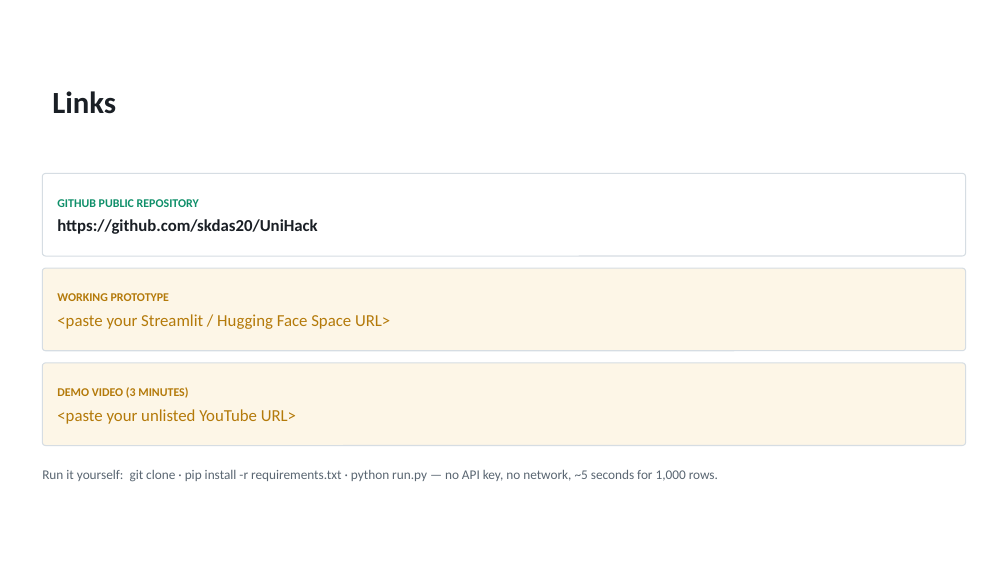
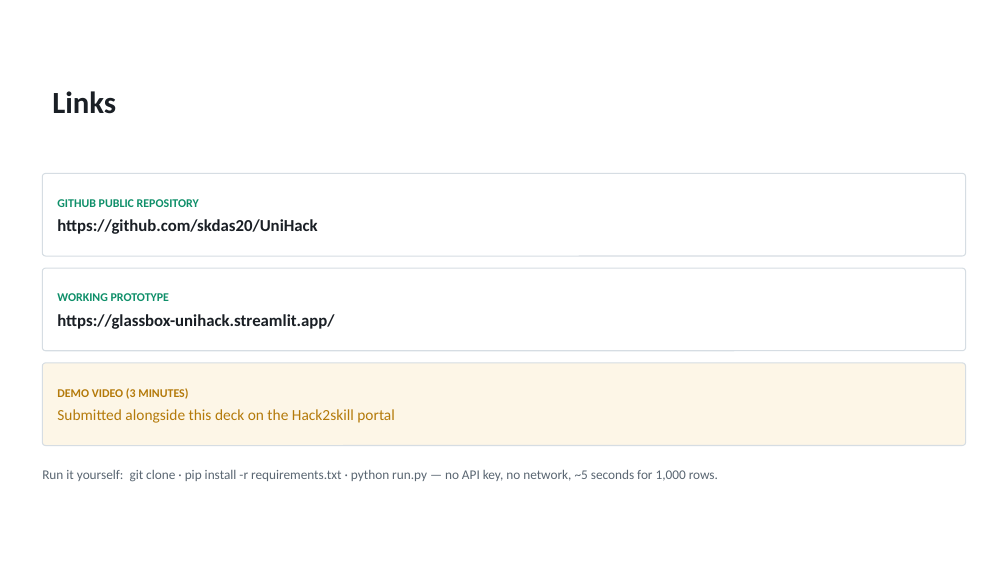
Before and after one commit to skdas20/UniHack, a slide deck: slide 13 of outputs/GlassBox_UniHack_Deck.pptx. Drawn at 1008x567 pixels with LibreOffice and Linux fonts; fonts in the diff are those of the drawing; background and template pictures are left out. Boxes give left, top, right and bottom in pixels: in the first picture for what was removed or moved away, otherwise in the second. Text is boxed around its words. In the diff, an @@ line names an element or a change of style, - is before the commit and + after.

Commit message:
Bake the live prototype URL into the deck
App deployed at https://glassbox-unihack.streamlit.app/ on Python 3.12, verified
rendering with real metrics (250 rows, 97.2% classified, 100% invoice and
vocabulary compliance).

The Links slide now carries the real URL, and the video row states that the link
is submitted alongside the deck rather than showing an unfilled placeholder.

build_deck.py takes --prototype-url / --video-url / --members so the deck can be
regenerated against final links in one command.

```diff
--- a/outputs/GlassBox_UniHack_Deck.pptx
+++ b/outputs/GlassBox_UniHack_Deck.pptx
@@ rounded rectangle "WORKING PROTOTYPE" at bbox=[42, 268, 966, 351]: fill #FDF6E7 to #FFFFFF @@
@@ text in rounded rectangle at bbox=[57, 293, 169, 301]: text colour #B47A0A to #0E8F69 in "WORKING PROTOTYPE" @@
@@ text in rounded rectangle at bbox=[57, 314, 334, 329]: text changed; text colour #B47A0A to #1A1F25; bold on @@
-<paste your Streamlit / Hugging Face Space URL>
+https://glassbox-unihack.streamlit.app/
@@ text in rounded rectangle at bbox=[57, 409, 395, 423]: text changed; size 12 to 11 pt @@
-<paste your unlisted YouTube URL>
+Submitted alongside this deck on the Hack2skill portal
```
Also in this commit, not shown: 2 other slides changed, 2 other files.
